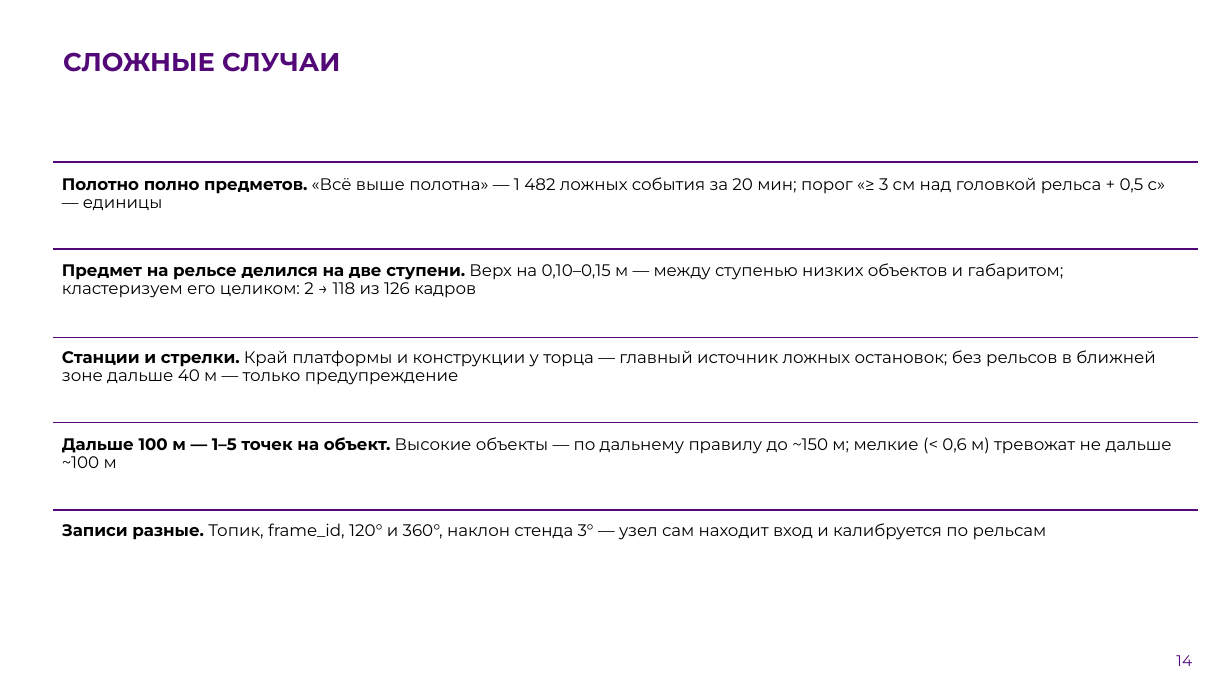
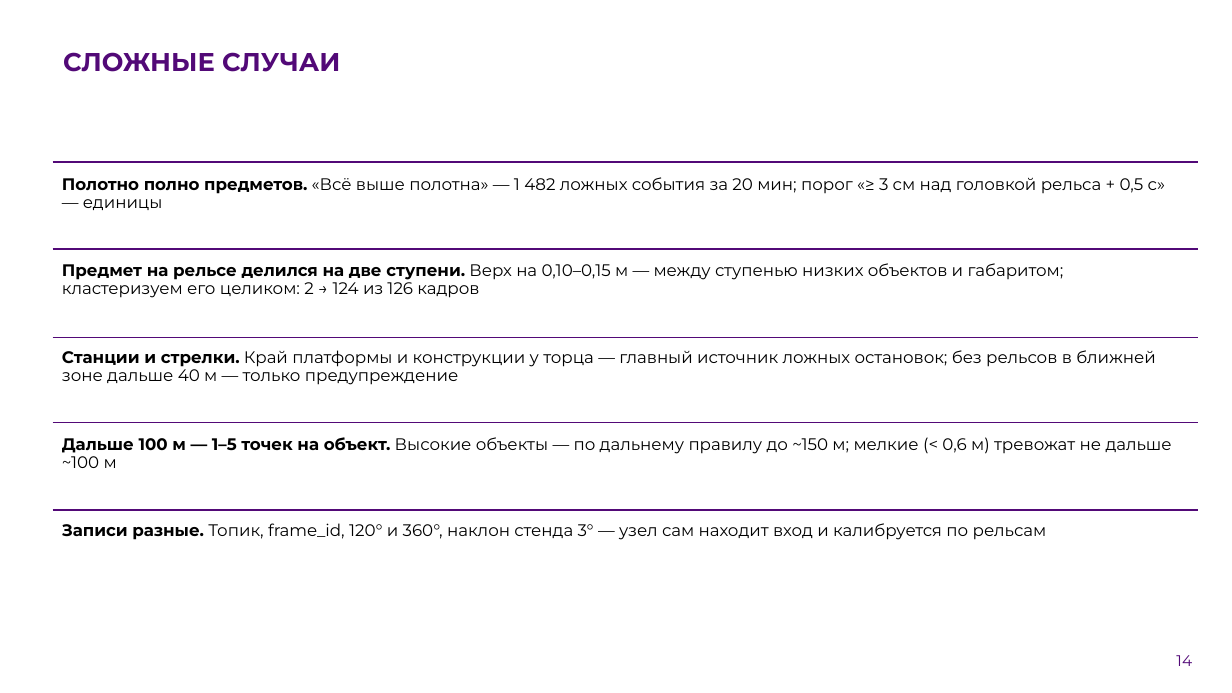
Before and after one commit to pmixay/ReSense, a slide deck: slide 14 of docs/presentation/ReSense_LCT2026.pptx. Drawn at 1232x693 pixels with LibreOffice and Linux fonts; fonts in the diff are those of the drawing; background and template pictures are left out. Boxes give left, top, right and bottom in pixels: in the first picture for what was removed or moved away, otherwise in the second. Text is boxed around its words. In the diff, an @@ line names an element or a change of style, - is before the commit and + after.

```diff
--- a/docs/presentation/ReSense_LCT2026.pptx
+++ b/docs/presentation/ReSense_LCT2026.pptx
@@ text at (62,263,1064,298): text changed @@
-Предмет на рельсе делился на две ступени. Верх на 0,10–0,15 м — между ступенью низких объектов и габаритом; кластеризуем его целиком: 2 → 118 из 126 кадров
+Предмет на рельсе делился на две ступени. Верх на 0,10–0,15 м — между ступенью низких объектов и габаритом; кластеризуем его целиком: 2 → 124 из 126 кадров
```
Also in this commit, not shown: 6 other slides changed, 29 other files.
